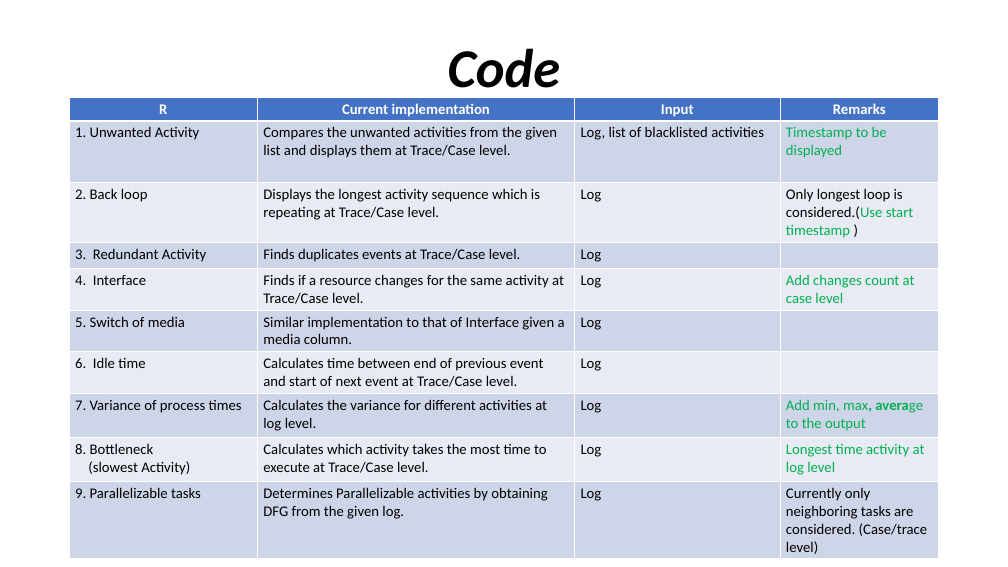
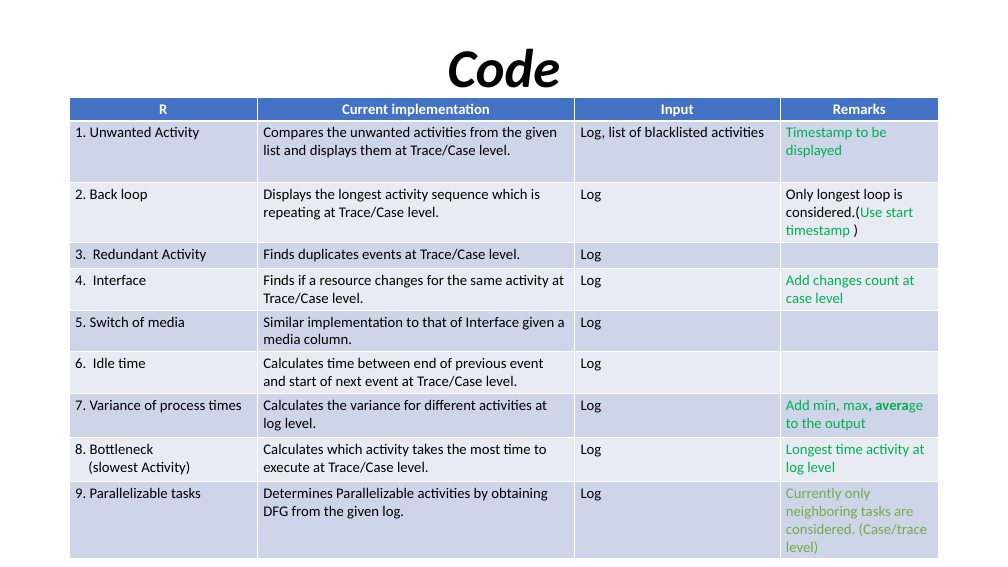
Before and after one commit to deepak-sateesh/processmining, a slide deck: slide 2 of Presentations/Presentation7.pptx. Drawn at 1008x567 pixels with LibreOffice and Linux fonts; fonts in the diff are those of the drawing. Boxes give left, top, right and bottom in pixels: in the first picture for what was removed or moved away, otherwise in the second. Text is boxed around its words. In the diff, an @@ line names an element or a change of style, - is before the commit and + after.

```diff
--- a/Presentations/Presentation7.pptx
+++ b/Presentations/Presentation7.pptx
@@ table at (69,97,939,558) @@
@@ text colour #000000 to #70AD47 in "Currently only neighboring tasks are considered. (Case/trace ..." @@
```
Also in this commit, not shown: 1 other file.
